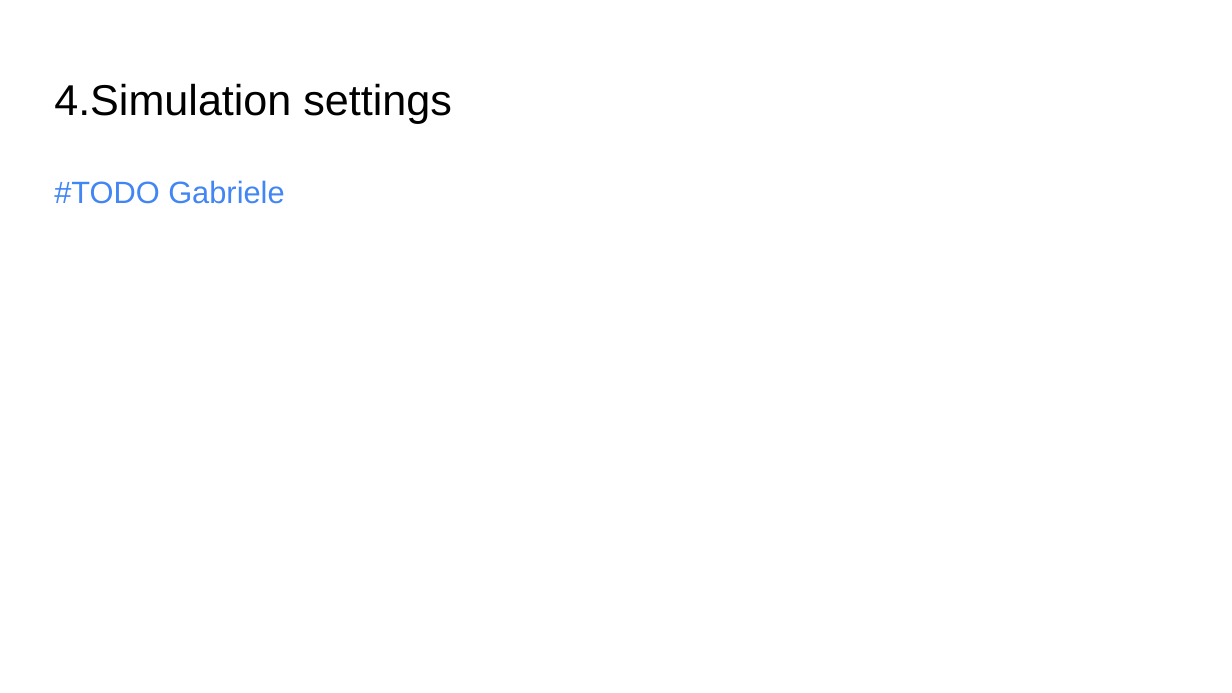
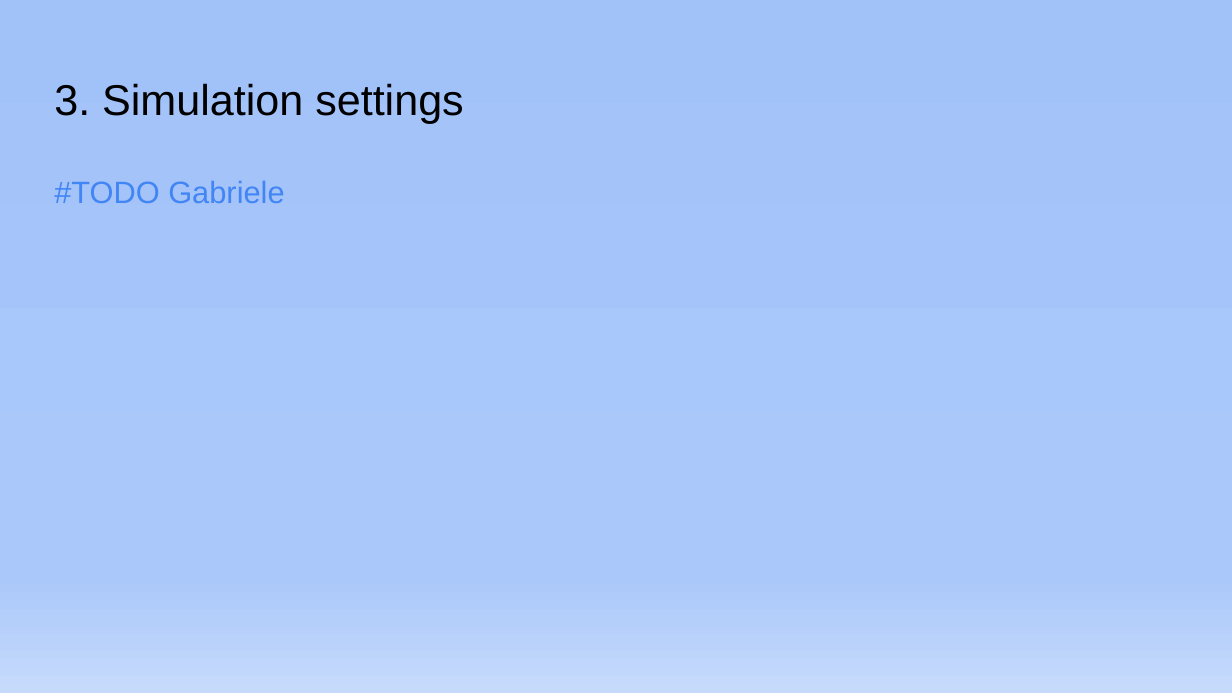
Before and after one commit to GabrieleLerani/Distributed-System-Broadcast-primitive-with-Byzantine-process, a slide deck: slide 11 of DOC/DDS_Presentation.pptx (slide 12 before the commit). Drawn at 1232x693 pixels with LibreOffice and Linux fonts; fonts in the diff are those of the drawing. Boxes give left, top, right and bottom in pixels: in the first picture for what was removed or moved away, otherwise in the second. Text is boxed around its words. In the diff, an @@ line names an element or a change of style, - is before the commit and + after.

```diff
--- a/DOC/DDS_Presentation.pptx
+++ b/DOC/DDS_Presentation.pptx
@@ background #FFFFFF to gradient #A1C2F9 to #AAC8FA to #C6DAFC @@
@@ title at <box>54,83,463,123</box>: text changed @@
-4.Simulation settings
+3. Simulation settings
```
Also in this commit, not shown: 12 other slides changed, 1 slide added, 2 slides removed.
